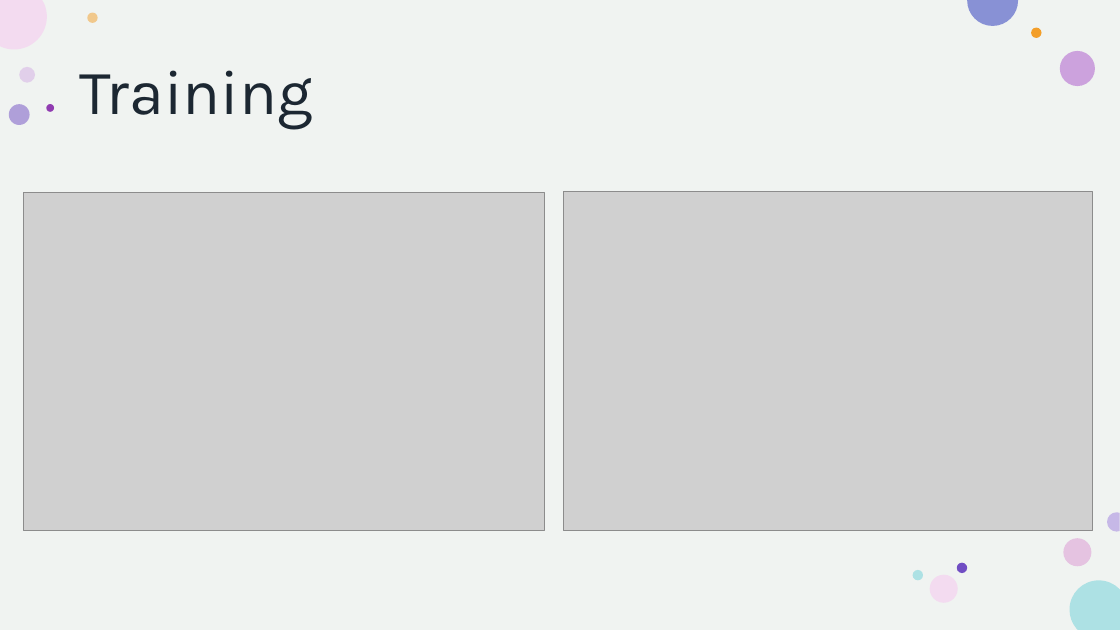
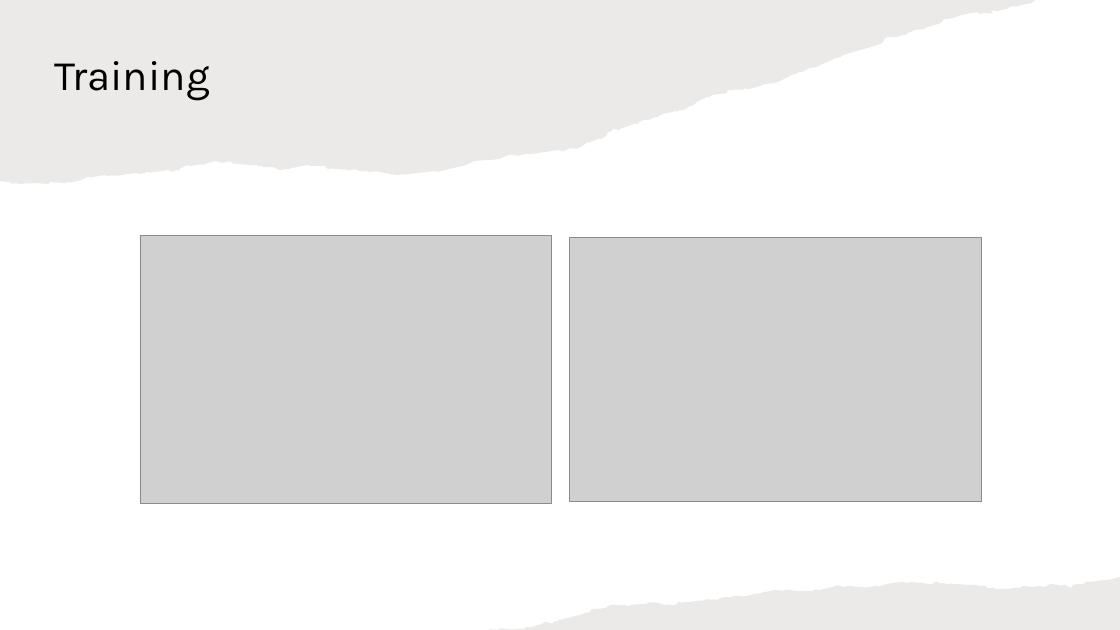
Before and after one commit to howie-zeng/Analyzing-Retail-Sentiment-and-Detecting-Trading-Signals, a slide deck: slide 7 of Presentation.pptx. Drawn at 1120x630 pixels with LibreOffice and Linux fonts; fonts in the diff are those of the drawing; grey boxes stand for pictures. Boxes give left, top, right and bottom in pixels: in the first picture for what was removed or moved away, otherwise in the second. Text is boxed around its words. In the diff, an @@ line names an element or a change of style, - is before the commit and + after.

```diff
--- a/Presentation.pptx
+++ b/Presentation.pptx
@@ rectangle removed at (0,0,1120,630) @@
@@ rectangle added at (0,0,1120,630), fill #FFFFFF @@
@@ freeform shape added at (0,0,1035,185), fill #82766A at 15% opacity @@
@@ title "Training": place and size @@
-title "Training" at (80,70,313,130)
+title "Training" at (54,61,210,101)
@@ title "Training" at (54,61,210,101): size 54 to 36 pt, text colour #1C2732 to #000000; vertical alignment middle to bottom @@
@@ group removed at (8,13,1096,602): 10 ellipses @@
@@ picture: place and size @@
-picture at (24,192,544,531)
+picture at (140,235,552,503)
@@ picture: place and size @@
-picture at (563,192,1092,531)
+picture at (570,238,981,502)
@@ freeform shape added at (487,577,1120,630), fill #82766A at 15% opacity @@
```
Also in this commit, not shown: 3 other slides changed.
